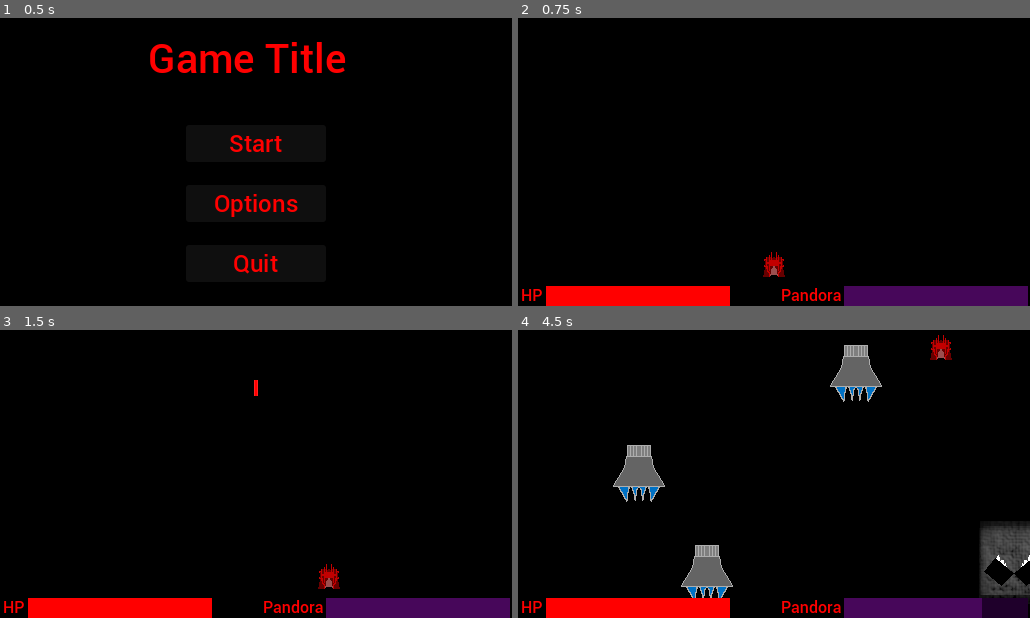
Above: before the commit, frames 1-4 (two rows, left to right).
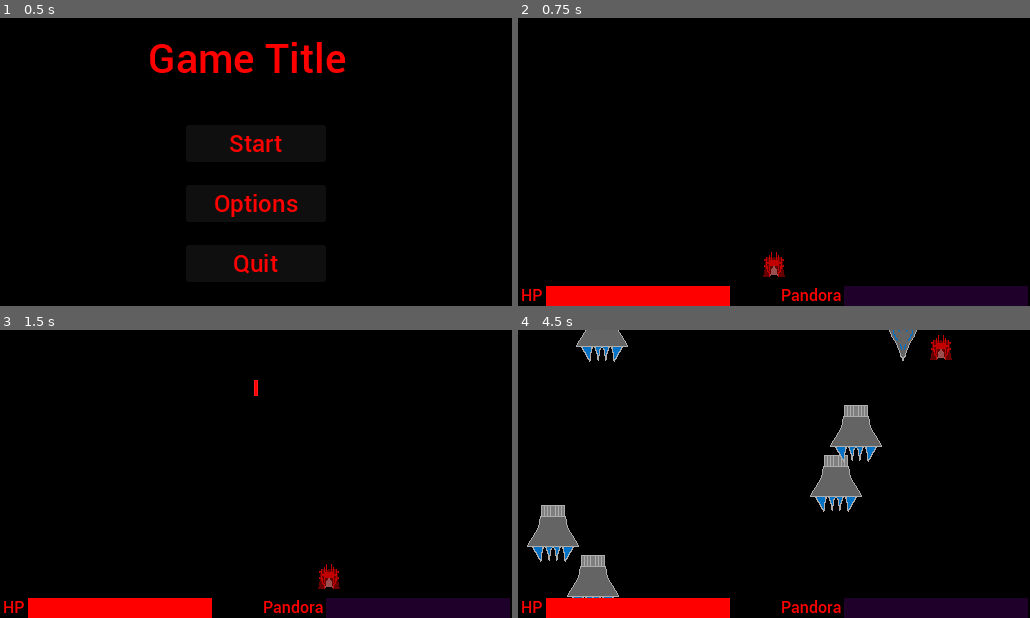
Above: after the commit, the same moments.

Repository: Dovodx/ld57
Game: Godot game, scene res://Scenes/main_menu.tscn
The game is run twice, just before and just after one commit, with the same random seed, the same clock (stepped at 60 frames per second) and the same inputs.
Inputs (mouse positions are in pixels of both pictures, inside the frame that each line leads up to):
- Up to frame 1 (0.5 s): no input
- Up to frame 2 (0.75 s): click "Start" at 0.5 s
- Up to frame 3 (1.5 s): tap Enter at 1.25 s; move the mouse to (368, 459) at 1.27 s; press the mouse at (368, 459) at 1.28 s; hold D (right) from 1.28 s (still down)
- Up to frame 4 (4.5 s): move the mouse to (671, 488) at 2.02 s; release D (right) at 2.03 s; release the mouse at (671, 488) at 2.03 s; hold S (back) 2.03-2.78 s; click (671, 488) at 2.1 s; move the mouse to (825, 410) at 2.77 s; press the mouse at (825, 410) at 2.78 s; hold D (right) 2.78-3.53 s; right-click (825, 410) at 2.85 s; move the mouse to (748, 531) at 3.52 s; release the mouse at (748, 531) at 3.53 s; hold W (forward) 3.53-4.28 s; click (748, 531) at 3.6 s; move the mouse to (927, 517) at 4.27 s; press the mouse at (927, 517) at 4.28 s; hold A (left) from 4.28 s (still down)

Frame 1 is identical in both runs. In frame 2, 2.5% of the frame differs, in the area x 63-100%, y 93-100%; in frame 3, 2.5%; in frame 4, 13%, in the area x 1-100%, y 0-100%.

Commit message:
More weapons, 2nd enemy, about to make 3rd

Diff:
--- a/Prefabs/enemy_1.tscn
+++ b/Prefabs/enemy_1.tscn
@@ -17,9 +17,12 @@
 [node name="CollisionPolygon2D" type="CollisionPolygon2D" parent="."]
 visible = false
 polygon = PackedVector2Array(-9, -26, 9, -26, 17, 12, -17, 12)
+disabled = true
 
 [node name="healthnode" type="Node" parent="."]
 script = ExtResource("3_70g80")
+health = 2.0
+maxhealth = 2.0
 team = 1
 
 [node name="hitbox" type="Area2D" parent="."]
--- /dev/null
+++ b/Prefabs/enemy_2.tscn
@@ -0,0 +1,49 @@
+[gd_scene load_steps=5 format=3 uid="uid://bw2ynto3l1bnq"]
+
+[ext_resource type="Texture2D" uid="uid://i4tkdfdm6wji" path="res://Textures/enemy 2.png" id="1_7hp21"]
+[ext_resource type="Script" uid="uid://c1gtv3vhj7lwt" path="res://Scripts/Enemy2Script.gd" id="1_c2t8o"]
+[ext_resource type="Script" uid="uid://buqt0ou6cf8x7" path="res://Scripts/HitboxScript.gd" id="2_aa0ec"]
+[ext_resource type="Script" uid="uid://bswyl63jrj7lh" path="res://Scripts/HealthScript.gd" id="3_8i732"]
+
+[node name="enemy 2" type="CharacterBody2D"]
+motion_mode = 1
+script = ExtResource("1_c2t8o")
+
+[node name="sprite" type="Sprite2D" parent="."]
+texture = ExtResource("1_7hp21")
+
+[node name="healthnode" type="Node" parent="."]
+script = ExtResource("3_8i732")
+health = 3.0
+maxhealth = 3.0
+team = 1
+
+[node name="hitbox" type="Area2D" parent="."]
+collision_layer = 2
+script = ExtResource("2_aa0ec")
+team = 1
+damage = 5
+
+[node name="CollisionPolygon2D" type="CollisionPolygon2D" parent="hitbox"]
+polygon = PackedVector2Array(-16, -20, 16, -20, 14, -6, 1, 22, -1, 22, -14, -6)
+
+[node name="hurtbox" type="Area2D" parent="."]
+collision_layer = 2
+collision_mask = 4
+
+[node name="CollisionPolygon2D" type="CollisionPolygon2D" parent="hurtbox"]
+polygon = PackedVector2Array(-16, -20, 16, -20, 14, -6, 1, 22, -1, 22, -14, -6)
+
+[node name="shottimer" type="Timer" parent="."]
+process_callback = 0
+
+[node name="directiontimer" type="Timer" parent="."]
+process_callback = 0
+wait_time = 2.0
+autostart = true
+
+[connection signal="died" from="healthnode" to="." method="_on_healthnode_died"]
+[connection signal="area_entered" from="hitbox" to="." method="_on_hitbox_area_entered"]
+[connection signal="area_entered" from="hurtbox" to="healthnode" method="hurtbox_hit"]
+[connection signal="timeout" from="shottimer" to="." method="_on_shottimer_timeout"]
+[connection signal="timeout" from="directiontimer" to="." method="_on_directiontimer_timeout"]
--- /dev/null
+++ b/Prefabs/enemy_2_shot.tscn
@@ -0,0 +1,37 @@
+[gd_scene load_steps=5 format=3 uid="uid://dq6a07jjmxrrv"]
+
+[ext_resource type="Script" uid="uid://djco0ltb18wit" path="res://Scripts/Enemy2ShotScript.gd" id="1_bwbby"]
+[ext_resource type="Texture2D" uid="uid://ctsko1yctq0yp" path="res://Textures/enemy 2 shot.png" id="1_q5vla"]
+[ext_resource type="Script" uid="uid://buqt0ou6cf8x7" path="res://Scripts/HitboxScript.gd" id="2_bwbby"]
+
+[sub_resource type="CircleShape2D" id="CircleShape2D_q5vla"]
+radius = 7.2111
+
+[node name="enemy 2 shot" type="CharacterBody2D"]
+collision_layer = 0
+collision_mask = 0
+script = ExtResource("1_bwbby")
+
+[node name="sprite" type="Sprite2D" parent="."]
+texture = ExtResource("1_q5vla")
+
+[node name="hitbox" type="Area2D" parent="." node_paths=PackedStringArray("die_on_hit")]
+collision_layer = 8
+collision_mask = 5
+script = ExtResource("2_bwbby")
+team = 1
+damage = 3
+die_on_hit = NodePath("..")
+
+[node name="CollisionShape2D" type="CollisionShape2D" parent="hitbox"]
+visible = false
+shape = SubResource("CircleShape2D_q5vla")
+
+[node name="deathtimer" type="Timer" parent="."]
+process_callback = 0
+wait_time = 10.0
+one_shot = true
+autostart = true
+
+[connection signal="was_hit" from="hitbox" to="." method="_on_hitbox_was_hit"]
+[connection signal="timeout" from="deathtimer" to="." method="queue_free"]
--- a/Prefabs/pandora's_box.tscn
+++ b/Prefabs/pandora's_box.tscn
@@ -9,6 +9,8 @@
 [ext_resource type="PackedScene" uid="uid://nm1q3080p2f8" path="res://Prefabs/pandora/flail.tscn" id="4_yiyea"]
 [ext_resource type="PackedScene" uid="uid://l8uoj3nyjg7a" path="res://Prefabs/pandora/flamethrower.tscn" id="5_e4vc1"]
 [ext_resource type="Texture2D" uid="uid://b7ggy0uhbwiuu" path="res://Textures/box open 1.png" id="5_yiyea"]
+[ext_resource type="PackedScene" uid="uid://ccb1r6vtk8oj1" path="res://Prefabs/pandora/bounce_laser.tscn" id="6_e4vc1"]
+[ext_resource type="PackedScene" uid="uid://dys32k8d10uat" path="res://Prefabs/pandora/swords.tscn" id="7_hg7ky"]
 
 [sub_resource type="Gradient" id="Gradient_8c0lf"]
 colors = PackedColorArray(0.396889, 0.396889, 0.396889, 0.745098, 0.237539, 0.237539, 0.237539, 0)
@@ -133,7 +135,7 @@
 
 [node name="pandora\'s box" type="Node2D"]
 script = ExtResource("1_8dlgq")
-prefabs = Array[PackedScene]([ExtResource("2_8q0cf"), ExtResource("3_co3ow"), ExtResource("4_yiyea"), ExtResource("5_e4vc1")])
+prefabs = Array[PackedScene]([ExtResource("2_8q0cf"), ExtResource("3_co3ow"), ExtResource("4_yiyea"), ExtResource("5_e4vc1"), ExtResource("6_e4vc1"), ExtResource("7_hg7ky")])
 
 [node name="particles" type="GPUParticles2D" parent="."]
 amount = 10
--- a/Prefabs/pandora/bounce_laser.tscn
+++ b/Prefabs/pandora/bounce_laser.tscn
@@ -1,11 +1,11 @@
 [gd_scene load_steps=9 format=3 uid="uid://ccb1r6vtk8oj1"]
 
-[ext_resource type="Texture2D" uid="uid://ubfoeyx2i0ac" path="res://Textures/pandora/bounce laser.png" id="1_rckdb"]
 [ext_resource type="Script" uid="uid://m04uvn6ic2aa" path="res://Scripts/pandora/BounceLaserScript.gd" id="1_yi2y8"]
 [ext_resource type="Script" uid="uid://buqt0ou6cf8x7" path="res://Scripts/HitboxScript.gd" id="2_ccnxn"]
+[ext_resource type="Texture2D" uid="uid://dqi76caqukcwu" path="res://Textures/pandora/dvd logo.png" id="2_yi2y8"]
 
 [sub_resource type="RectangleShape2D" id="RectangleShape2D_ccnxn"]
-size = Vector2(10, 40)
+size = Vector2(54, 31)
 
 [sub_resource type="Gradient" id="Gradient_rckdb"]
 colors = PackedColorArray(1, 1, 1, 1, 1, 1, 1, 0)
@@ -17,28 +17,31 @@
 particle_flag_rotate_y = true
 particle_flag_disable_z = true
 gravity = Vector3(0, 0, 0)
+color = Color(1, 1, 1, 0.611765)
 color_ramp = SubResource("GradientTexture1D_ccnxn")
 
 [sub_resource type="RectangleShape2D" id="RectangleShape2D_rckdb"]
-size = Vector2(10, 40)
+size = Vector2(54, 31)
 
 [node name="bounce laser" type="CharacterBody2D"]
 modulate = Color(0.706346, 0, 1, 1)
 position = Vector2(191, 135)
 collision_layer = 0
-collision_mask = 48
+collision_mask = 0
 motion_mode = 1
 script = ExtResource("1_yi2y8")
 
 [node name="sprite" type="Sprite2D" parent="."]
-texture = ExtResource("1_rckdb")
+texture = ExtResource("2_yi2y8")
 
 [node name="CollisionShape2D" type="CollisionShape2D" parent="."]
 visible = false
+position = Vector2(1, -1.5)
 shape = SubResource("RectangleShape2D_ccnxn")
 
 [node name="GPUParticles2D" type="GPUParticles2D" parent="."]
-texture = ExtResource("1_rckdb")
+texture = ExtResource("2_yi2y8")
+lifetime = 0.5
 process_material = SubResource("ParticleProcessMaterial_rckdb")
 
 [node name="hitbox" type="Area2D" parent="."]
@@ -49,4 +52,13 @@
 damage = 3
 
 [node name="CollisionShape2D" type="CollisionShape2D" parent="hitbox"]
+position = Vector2(1, -1.5)
 shape = SubResource("RectangleShape2D_rckdb")
+
+[node name="deathtimer" type="Timer" parent="."]
+process_callback = 0
+wait_time = 7.0
+one_shot = true
+autostart = true
+
+[connection signal="timeout" from="deathtimer" to="." method="queue_free"]
--- /dev/null
+++ b/Prefabs/pandora/swords.tscn
@@ -0,0 +1,24 @@
+[gd_scene load_steps=4 format=3 uid="uid://dys32k8d10uat"]
+
+[ext_resource type="Script" uid="uid://buqt0ou6cf8x7" path="res://Scripts/HitboxScript.gd" id="1_68yox"]
+[ext_resource type="Script" uid="uid://b2at8ixb76fli" path="res://Scripts/pandora/SwordsScript.gd" id="1_dftmn"]
+[ext_resource type="Texture2D" uid="uid://ds2yrr2xhykp" path="res://Textures/pandora/summoned sword.png" id="1_v3wob"]
+
+[node name="swords" type="CharacterBody2D"]
+script = ExtResource("1_dftmn")
+
+[node name="hitbox" type="Area2D" parent="." node_paths=PackedStringArray("die_on_hit")]
+position = Vector2(0, -51)
+collision_layer = 4
+collision_mask = 10
+script = ExtResource("1_68yox")
+damage = 3
+die_on_hit = NodePath(".")
+
+[node name="sprite" type="Sprite2D" parent="hitbox"]
+texture = ExtResource("1_v3wob")
+
+[node name="CollisionPolygon2D" type="CollisionPolygon2D" parent="hitbox"]
+polygon = PackedVector2Array(-7, -23, -1, -29, 1, -29, 7, -23, 13, 4, 14, 17, 4, 28, -4, 28, -14, 17, -13, 4)
+
+[connection signal="was_hit" from="hitbox" to="hitbox" method="_on_was_hit"]
--- a/Scenes/level.tscn
+++ b/Scenes/level.tscn
@@ -1,10 +1,12 @@
-[gd_scene load_steps=7 format=3 uid="uid://dg4fnd0lydoit"]
+[gd_scene load_steps=9 format=3 uid="uid://dg4fnd0lydoit"]
 
 [ext_resource type="Script" uid="uid://cr5xu4kagjcec" path="res://Scripts/PlayerScript.gd" id="1_6phgx"]
 [ext_resource type="Script" uid="uid://bug6h2l363i5u" path="res://Scripts/EnemySpawnerScript.gd" id="3_6phgx"]
 [ext_resource type="Texture2D" uid="uid://dtd6kmbmaou43" path="res://Textures/player ship v2.png" id="3_wqkje"]
 [ext_resource type="Theme" uid="uid://da5nolxjbph02" path="res://ui_theme.tres" id="4_81xng"]
 [ext_resource type="Script" uid="uid://bswyl63jrj7lh" path="res://Scripts/HealthScript.gd" id="5_wqkje"]
+[ext_resource type="PackedScene" uid="uid://cw8iajn5s7gcu" path="res://Prefabs/enemy_1.tscn" id="6_0f350"]
+[ext_resource type="PackedScene" uid="uid://bw2ynto3l1bnq" path="res://Prefabs/enemy_2.tscn" id="7_8c0lf"]
 
 [sub_resource type="RectangleShape2D" id="RectangleShape2D_6phgx"]
 size = Vector2(9000, 200)
@@ -204,6 +206,7 @@
 
 [node name="enemy spawner" type="Node" parent="."]
 script = ExtResource("3_6phgx")
+enemies = Array[PackedScene]([ExtResource("6_0f350"), ExtResource("7_8c0lf")])
 
 [node name="timer" type="Timer" parent="enemy spawner"]
 process_callback = 0
--- a/Scripts/Enemy1Script.gd
+++ b/Scripts/Enemy1Script.gd
@@ -1,6 +1,6 @@
 extends CharacterBody2D
 
-var speed = 200
+var speed = 100
 var external_force = Vector2.ZERO
 var external_force_decay = 0.99
 
--- /dev/null
+++ b/Scripts/Enemy2Script.gd
@@ -0,0 +1,56 @@
+extends CharacterBody2D
+
+var shot_prefab = preload("res://Prefabs/enemy_2_shot.tscn")
+var speed = 50
+var external_force = Vector2.ZERO
+var external_force_decay = 0.99
+var dir = Vector2.DOWN
+var firerate = 1.2
+var fire_angle = Vector2.DOWN.angle()
+var base_angle = Vector2.DOWN.angle()
+var angle_max = 45
+var angle_step = 15
+
+var xmax = 512 - 24
+var xmin = 24
+var ymax = 288 / 2.5
+var ymin = 20
+
+func _ready() -> void:
+	$shottimer.wait_time = firerate
+	$shottimer.start()
+
+func _physics_process(delta: float) -> void:
+	if global_position.x > xmax:
+		dir = Vector2(min(-abs(dir.x), -0.1), dir.y).normalized()
+	elif global_position.x < xmin:
+		dir = Vector2(max(abs(dir.x), 0.1), dir.y).normalized()
+	if global_position.y > ymax:
+		dir = Vector2(dir.x, min(-abs(dir.y), -0.1)).normalized()
+	elif global_position.y < ymin:
+		dir = Vector2(dir.x, max(abs(dir.y), -0.1)).normalized()
+	velocity = dir * speed + external_force
+	move_and_slide()
+	external_force *= external_force_decay
+
+func die():
+	queue_free()
+
+func _on_shottimer_timeout() -> void:
+	var shot = shot_prefab.instantiate()
+	shot.dir = Vector2.RIGHT.rotated(fire_angle)
+	shot.global_position = global_position
+	get_tree().root.add_child(shot)
+	if (fire_angle >= base_angle + deg_to_rad(angle_max) or
+		fire_angle <= base_angle - deg_to_rad(angle_max)):
+		angle_step *= -1
+	fire_angle = fire_angle + deg_to_rad(angle_step)
+
+func _on_directiontimer_timeout() -> void:
+	dir = Vector2.RIGHT.rotated(randf_range(0, 360))
+
+func _on_healthnode_died() -> void:
+	die()
+
+func _on_hitbox_area_entered(area: Area2D) -> void:
+	die() #die when we ram into the player
--- /dev/null
+++ b/Scripts/Enemy2ShotScript.gd
@@ -0,0 +1,11 @@
+extends CharacterBody2D
+
+var speed = 100
+var dir = Vector2.DOWN
+
+func _physics_process(delta: float) -> void:
+	velocity = dir * speed
+	move_and_slide()
+
+func _on_hitbox_was_hit() -> void:
+	queue_free()
--- a/Scripts/EnemySpawnerScript.gd
+++ b/Scripts/EnemySpawnerScript.gd
@@ -1,12 +1,13 @@
 extends Node
 
-var enemy1 = preload("res://Prefabs/enemy_1.tscn")
+@export var enemies: Array[PackedScene]
 
 func _ready() -> void:
 	$timer.wait_time = 0.5
 
 func _on_timer_timeout() -> void:
-	var newenemy = enemy1.instantiate()
+	var i = randi_range(0, enemies.size() - 1)
+	var newenemy = enemies[i].instantiate()
 	newenemy.global_position = Vector2(randf_range(26, 486), -36)
 	newenemy.add_to_group("enemies") #maybe use different group for bosses if I get to those
 	get_tree().root.add_child(newenemy)
--- a/Scripts/HealthScript.gd
+++ b/Scripts/HealthScript.gd
@@ -15,7 +15,6 @@
 
 func take_damage(damage):
 	if dead: return
-	print("taking damage, amount: " + str(damage))
 	health -= damage
 	if health <= 0:
 		die()
--- a/Scripts/HitboxScript.gd
+++ b/Scripts/HitboxScript.gd
@@ -3,8 +3,10 @@
 signal was_hit
 @export var team = 0
 @export var damage = 1
+@export var die_on_hit: Node2D
 #@export var hitlimit = 1
 #todo: if using hitlimit, need to track number of valid hits
 
-#func valid_hit():
-	#was_hit.emit()
+func _on_was_hit() -> void:
+	if die_on_hit != null:
+		queue_free()
--- a/Scripts/PandoraScript.gd
+++ b/Scripts/PandoraScript.gd
@@ -7,9 +7,9 @@
 	$AnimationPlayer.play("open")
 
 func spawn_weapon():
-	var index = randi_range(3, prefabs.size() - 1)
+	var index = randi_range(0, prefabs.size() - 1)
 	var weapon = prefabs[index].instantiate()
-	if index == 2 or 3:
+	if index == 2 or index == 3 or index == 5:
 		get_node("/root/level/player").add_child(weapon)
 	else:
 		weapon.global_position = global_position
--- a/Scripts/PlayerScript.gd
+++ b/Scripts/PlayerScript.gd
@@ -10,9 +10,9 @@
 var healthbar_max_size = 184.0
 
 @onready var pandorabar_fill = $"/root/level/hud/pandora fill"
-var pandora_meter = 100.0
+var pandora_meter = 0.0
 var pandora_max = 100.0
-var pandora_laser_add = 5
+var pandora_laser_add = 1
 
 @onready var deathscreen = $"/root/level/hud/death"
 
--- a/Scripts/pandora/BounceLaserScript.gd
+++ b/Scripts/pandora/BounceLaserScript.gd
@@ -1,20 +1,27 @@
 extends CharacterBody2D
 
 var speed = 200
+var travel_angle = 0
 var angle_min = 10
 var angle_max = 40
-var xmax = 512
-var xmin = 0
+var xmax = 512 - 24
+var xmin = 24
 var ymax = 288 - 16
-var ymin = 0
+var ymin = 16
 
 func _ready() -> void:
-	global_rotation_degrees = randf_range(angle_min, angle_max) * sign(randf_range(-1, 1))
+	travel_angle = randf_range(angle_min, angle_max) * sign(randf_range(-1, 1))
 
 func _physics_process(delta: float) -> void:
-	if global_position.x > xmax or global_position.x < xmin:
-		scale.x *= sign(global_position.x - (xmax - xmin) / 2)
-	if global_position.y > ymax or global_position.y < ymin:
-		scale.y *= sign(global_position.y - (ymax - ymin) / 2)
-	velocity = -transform.y * speed
+	var angle = Vector2.RIGHT.rotated(travel_angle)
+	if global_position.x > xmax:
+		angle = Vector2(-abs(angle.x), angle.y)
+	elif global_position.x < xmin:
+		angle = Vector2(abs(angle.x), angle.y)
+	if global_position.y > ymax:
+		angle = Vector2(angle.x, -abs(angle.y))
+	elif global_position.y < ymin:
+		angle = Vector2(angle.x, abs(angle.y))
+	travel_angle = angle.angle()
+	velocity = angle * speed
 	move_and_slide()
--- /dev/null
+++ b/Scripts/pandora/SwordsScript.gd
@@ -0,0 +1,19 @@
+extends Node2D
+
+var spin_speed = 4
+var sword_distance = 51
+var num_swords = 8
+
+func _ready() -> void:
+	var angle_interval = 360 / num_swords
+	for i in range(1, num_swords):
+		var newsword = $hitbox.duplicate()
+		newsword.rotation_degrees += angle_interval * i
+		newsword.position = (Vector2.UP * sword_distance).rotated(deg_to_rad(angle_interval * i))
+		newsword.name += str(i)
+		add_child(newsword)
+
+func _physics_process(delta: float) -> void:
+	if get_child_count() == 0:
+		queue_free()
+	global_rotation_degrees += spin_speed
Not shown: 1 places in Prefabs/pandora's_box.tscn that only renumber resources
Not shown, added: Scripts/Enemy2Script.gd.uid
Not shown, added: Scripts/Enemy2ShotScript.gd.uid
Not shown, added: Scripts/pandora/SwordsScript.gd.uid
Binary file added: Textures/enemy 2 shot.png
Not shown, added: Textures/enemy 2 shot.png.import
Binary file added: Textures/enemy 2.png
Not shown, added: Textures/enemy 2.png.import
Binary file added: Textures/enemy big shot.png
Not shown, added: Textures/enemy big shot.png.import
Binary file added: Textures/pandora/dvd logo.png
Not shown, added: Textures/pandora/dvd logo.png.import
(and 5 more such lines)
